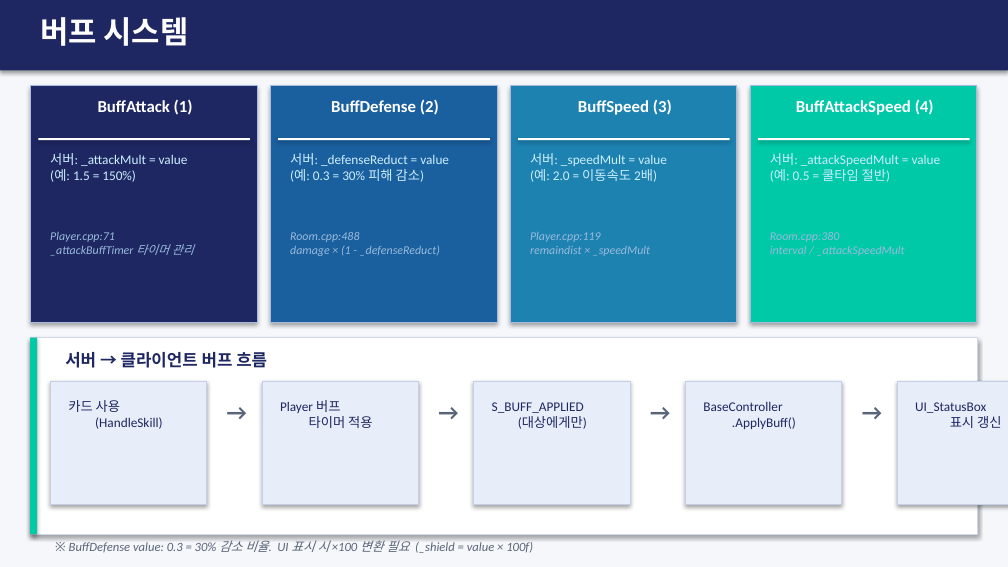
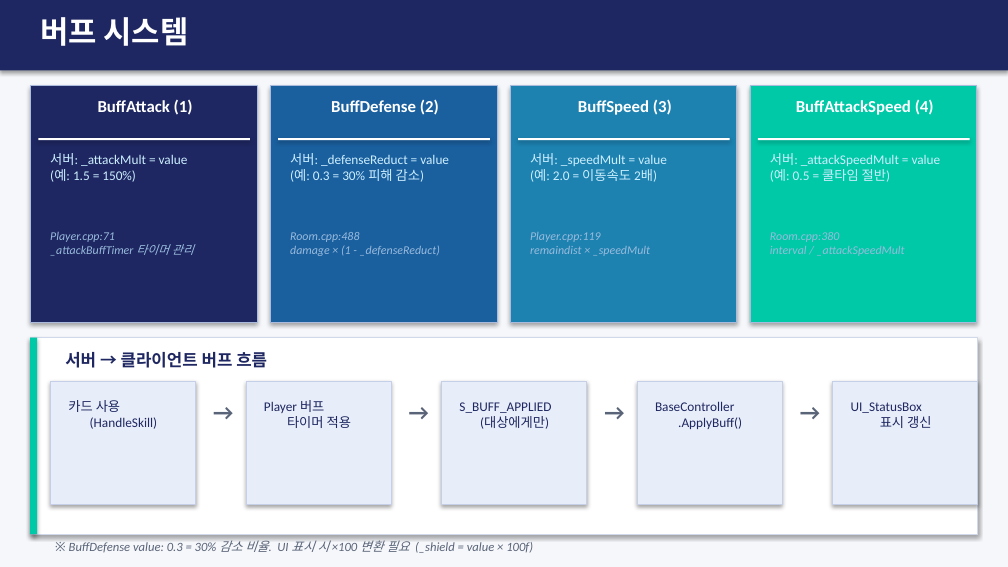
Before and after one commit to shkim4548/GW2, a slide deck: slide 8 of GW2_Portfolio.pptx. Drawn at 1008x567 pixels with LibreOffice and Linux fonts; fonts in the diff are those of the drawing. Boxes give left, top, right and bottom in pixels: in the first picture for what was removed or moved away, otherwise in the second. Text is boxed around its words. In the diff, an @@ line names an element or a change of style, - is before the commit and + after.

```diff
--- a/GW2_Portfolio.pptx
+++ b/GW2_Portfolio.pptx
@@ rectangle: place and size @@
-rectangle at [50, 381, 207, 504]
+rectangle at [50, 381, 196, 504]
@@ rectangle: place and size @@
-rectangle at [262, 381, 418, 504]
+rectangle at [246, 381, 391, 504]
@@ rectangle: place and size @@
-rectangle at [474, 381, 630, 504]
+rectangle at [442, 381, 587, 504]
@@ rectangle: place and size @@
-rectangle at [685, 381, 842, 504]
+rectangle at [637, 381, 782, 504]
@@ rectangle: place and size @@
-rectangle at [897, 381, 1008, 504]
+rectangle at [833, 381, 978, 504]
@@ text "카드 사용 (HandleSkill)" rewrapped from [68, 400, 162, 429] to [68, 400, 157, 429] @@
@@ text "→" rewrapped from [212, 393, 262, 433] to [201, 393, 246, 433] @@
@@ text "Player 버프 타이머 적용" rewrapped from [280, 400, 372, 428] to [264, 400, 351, 428] @@
@@ text "→" rewrapped from [423, 393, 474, 433] to [396, 393, 442, 433] @@
@@ text "S_BUFF_APPLIED (대상에게만)": place and size @@
-text "S_BUFF_APPLIED (대상에게만)" at [492, 402, 587, 429]
+text "S_BUFF_APPLIED (대상에게만)" at [459, 402, 551, 429]
@@ text "→" rewrapped from [635, 393, 685, 433] to [592, 393, 637, 433] @@
@@ text "BaseController .ApplyBuff()" rewrapped from [703, 402, 796, 429] to [655, 401, 742, 429] @@
@@ text "→" rewrapped from [847, 393, 897, 433] to [787, 393, 833, 433] @@
@@ text "UI_StatusBox 표시 갱신" rewrapped from [915, 402, 1001, 428] to [851, 402, 931, 428] @@
```
Also in this commit, not shown: 3 other slides changed, 16 other files.
